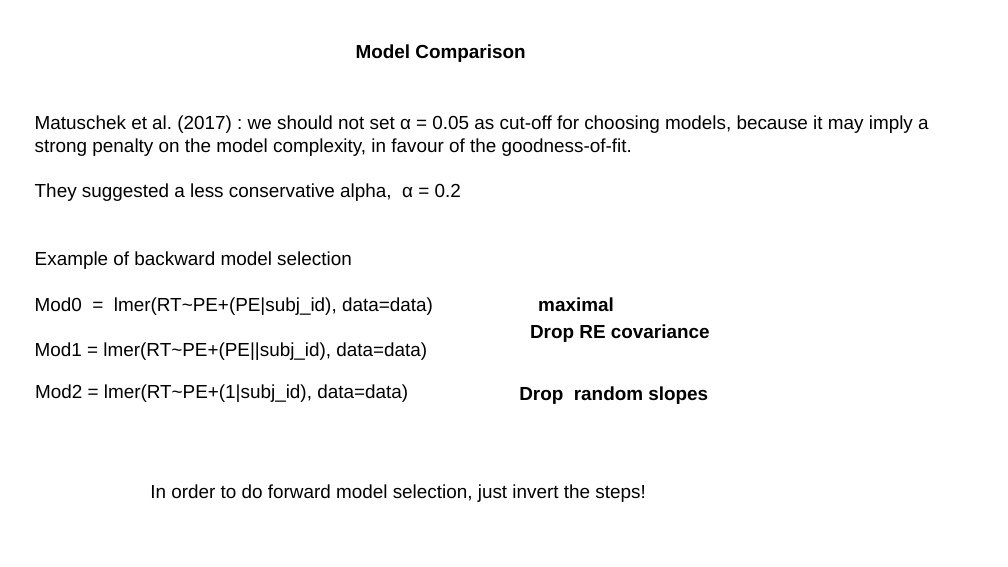
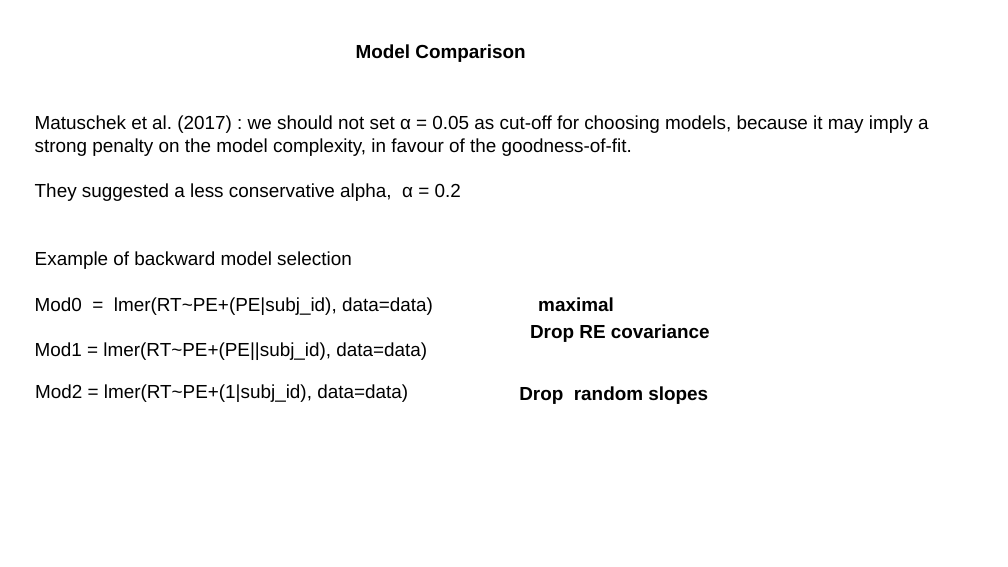
Before and after one commit to FPupillo/LMM_workshop, a slide deck: slide 60 of PPT_LMM.odp (slide 52 before the commit). Drawn at 1008x567 pixels with LibreOffice and Linux fonts; fonts in the diff are those of the drawing. Boxes give left, top, right and bottom in pixels: in the first picture for what was removed or moved away, otherwise in the second. Text is boxed around its words. In the diff, an @@ line names an element or a change of style, - is before the commit and + after.

```diff
--- a/PPT_LMM.odp
+++ b/PPT_LMM.odp
@@ text removed at bbox=[150, 484, 645, 502] @@
-In order to do forward model selection, just invert the steps!
```
Also in this commit, not shown: 34 other slides changed, 18 slides added, 5 slides removed, 6 other files.
